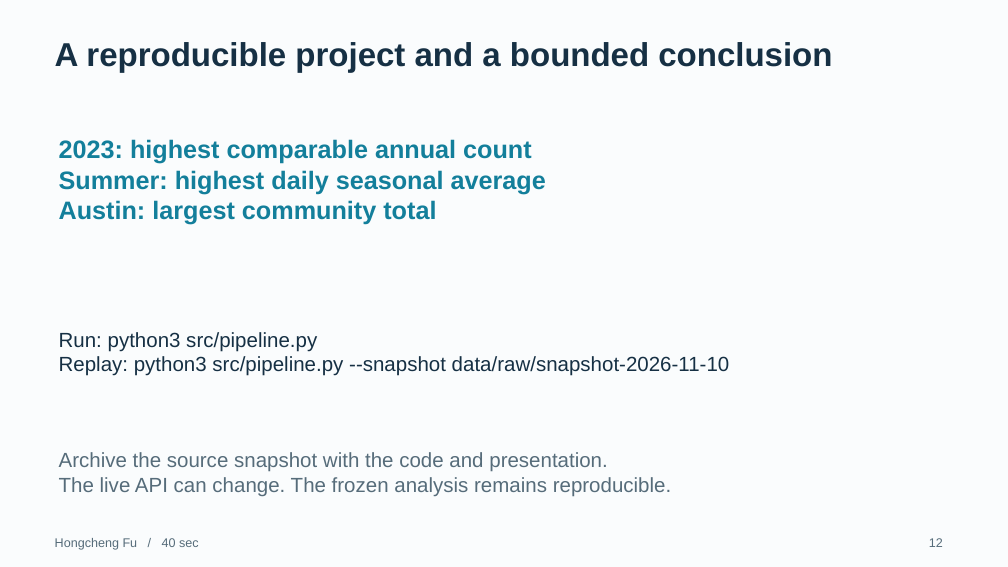
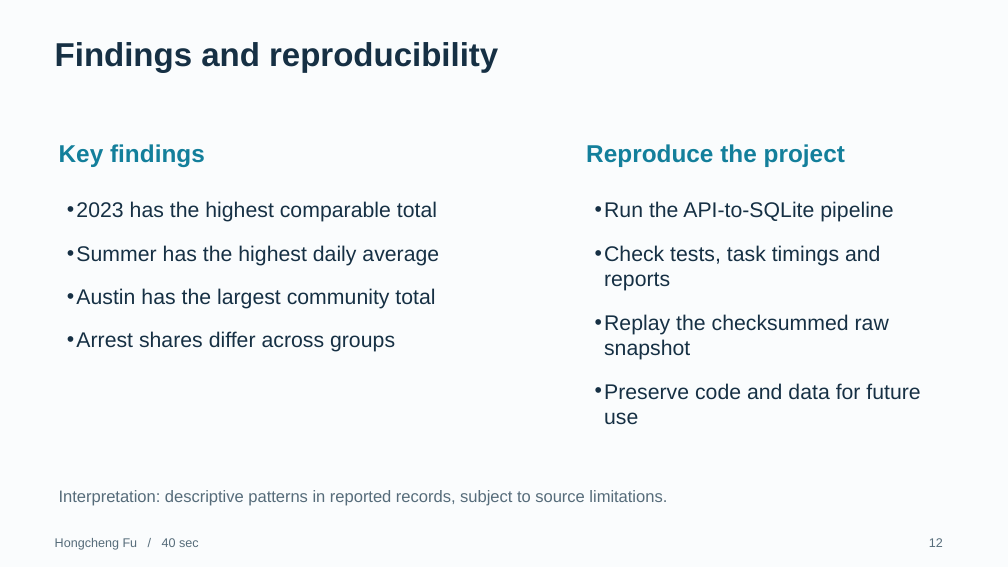
Before and after one commit to 1uf3n/Chicago-Crime-Analysis, a slide deck: slide 12 of presentation/Chicago_Crime_10_Minutes.pptx. Drawn at 1008x567 pixels with LibreOffice and Linux fonts; fonts in the diff are those of the drawing. Boxes give left, top, right and bottom in pixels: in the first picture for what was removed or moved away, otherwise in the second. Text is boxed around its words. In the diff, an @@ line names an element or a change of style, - is before the commit and + after.

Commit message:
Add interpretation bullets beside plots and expand slide supporting points

```diff
--- a/presentation/Chicago_Crime_10_Minutes.pptx
+++ b/presentation/Chicago_Crime_10_Minutes.pptx
@@ text at bbox=[55, 42, 498, 73]: text changed @@
-A reproducible project and a bounded conclusion
+Findings and reproducibility
@@ text added at bbox=[59, 144, 205, 167], 23.2 pt, text #137F9B, bold @@
+Key findings
@@ text at bbox=[586, 144, 845, 167]: text changed; size 19.5 to 23.2 pt; text colour #566C7A to #137F9B; bold on @@
-Archive the source snapshot with the code and presentation.
-The live API can change. The frozen analysis remains reproducible.
+Reproduce the project
@@ text at bbox=[76, 201, 439, 352]: text changed; size 24 to 20.2 pt; text colour #137F9B to #163044; bold off @@
-2023: highest comparable annual count
-Summer: highest daily seasonal average
-Austin: largest community total
+• 2023 has the highest comparable total
+• Summer has the highest daily average
+• Austin has the largest community total
+• Arrest shares differ across groups
@@ text added at bbox=[604, 201, 920, 425], 20.2 pt, text #163044 @@
+• Run the API-to-SQLite pipeline
+• Check tests, task timings and reports
+• Replay the checksummed raw snapshot
+• Preserve code and data for future use
@@ text removed at bbox=[59, 332, 730, 376] @@
-Run: python3 src/pipeline.py
-Replay: python3 src/pipeline.py --snapshot data/raw/snapshot-2026-11-10
@@ text added at bbox=[59, 490, 667, 506], 15.8 pt, text #566C7A @@
+Interpretation: descriptive patterns in reported records, subject to source limitations.
```
Also in this commit, not shown: 11 other slides changed.
